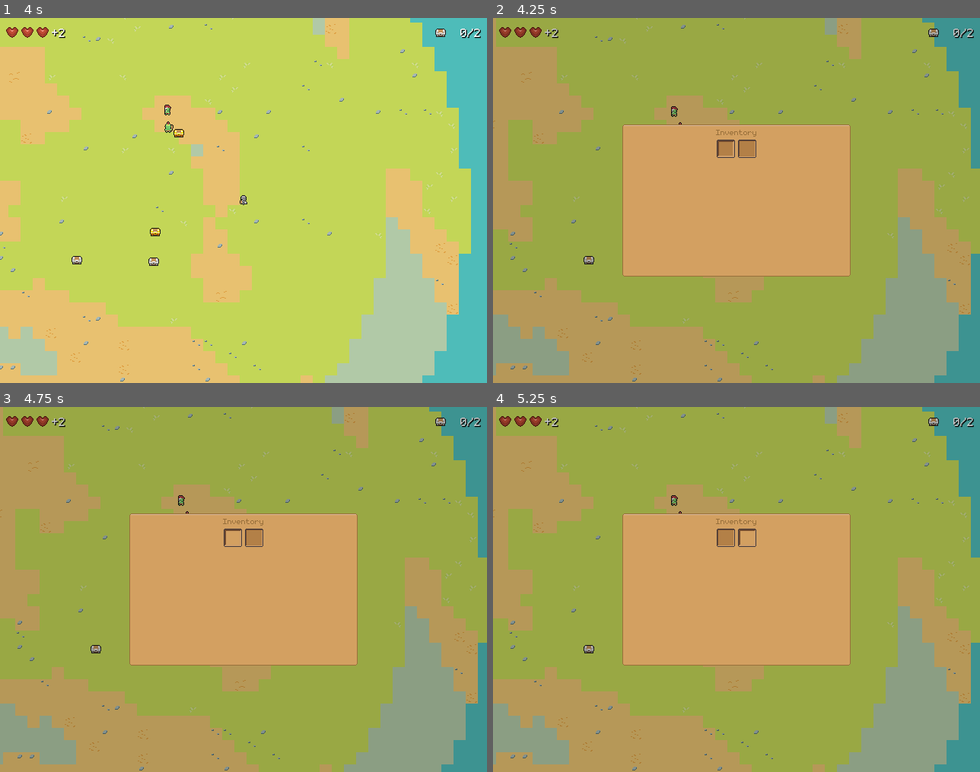
Above: before the commit, frames 1-4 (two rows, left to right).
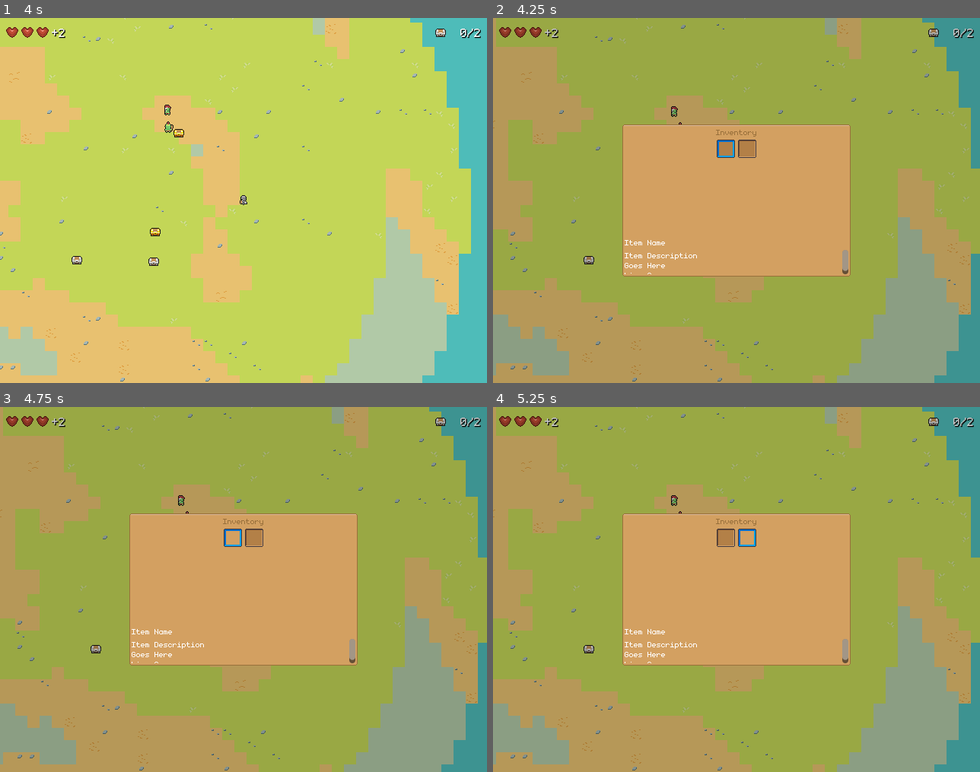
Above: after the commit, the same moments.

Repository: dmitriy-shmilo/GBIC23
Game: Godot game, scene res://main.tscn
Two runs of this game, one before a commit and one after it. Both use one fixed random seed, a clock stepped at 60 frames per second and the inputs below.
Inputs (mouse positions are in pixels of both pictures, inside the frame that each line leads up to):
- Up to frame 1 (4 s): hold D (move_right) 0.53-1.28 s; tap Space (attack) at 0.6, 2.1, 3.6 s; hold S (move_down) 1.28-2.03 s; tap E (interact) at 1.35, 2.85 s; hold D (move_right) 2.03-2.78 s; hold W (move_up) 2.78-3.53 s; hold A (move_left) from 3.53 s (still down)
- Up to frame 2 (4.25 s): keep holding A (move_left); tap Escape (pause) at 4.15 s
- Up to frame 3 (4.75 s): release A (move_left) at 4.25 s; click (233, 538) at 4.25 s
- Up to frame 4 (5.25 s): click (746, 538) at 5.02 s

Frame 1 is identical in both runs. In frame 2, 0.3% of the frame differs, in the area x 27-73%, y 33-71%; in frame 3, 0.3%; in frame 4, 0.3%.

Commit message:
Display context menu on item selection. Improve theming.

Diff:
--- /dev/null
+++ b/assets/sfx/cancel.tres
@@ -0,0 +1,8 @@
+[gd_resource type="Resource" script_class="SfxCollection" load_steps=3 format=3 uid="uid://c65ucmsjwqi0i"]
+
+[ext_resource type="AudioStream" uid="uid://dxdb7jg8vaji3" path="res://assets/sfx/cancel1.wav" id="1_y5t2t"]
+[ext_resource type="Script" path="res://base/sfx_collection.gd" id="4_wpjjs"]
+
+[resource]
+script = ExtResource("4_wpjjs")
+items = Array[AudioStream]([ExtResource("1_y5t2t")])
--- /dev/null
+++ b/gui/better_button.gd
@@ -0,0 +1,18 @@
+class_name BetterButton
+extends Button
+
+var _focus_style: StyleBox = null
+var _temp_focus_style: StyleBox = StyleBoxEmpty.new()
+
+func _ready() -> void:
+	_focus_style = get_theme_stylebox("focus")
+	button_down.connect(_on_button_down)
+	button_up.connect(_on_button_up)
+
+
+func _on_button_down() -> void:
+	add_theme_stylebox_override("focus", _temp_focus_style)
+
+
+func _on_button_up() -> void:
+	add_theme_stylebox_override("focus", _focus_style)
--- a/gui/default_theme.tres
+++ b/gui/default_theme.tres
@@ -1,7 +1,66 @@
-[gd_resource type="Theme" load_steps=4 format=3 uid="uid://owk3ykubwdkx"]
+[gd_resource type="Theme" load_steps=13 format=3 uid="uid://owk3ykubwdkx"]
 
 [ext_resource type="FontFile" uid="uid://cmar5lcfsxpun" path="res://assets/font/monogram-extended.ttf" id="1_kxall"]
+[ext_resource type="Texture2D" uid="uid://bu4wtnob4nf25" path="res://gui/hud_button_active.tres" id="1_ue2jo"]
+[ext_resource type="Texture2D" uid="uid://wy51lcvcbdu6" path="res://gui/hud_button_disabled.tres" id="2_3kkdg"]
+[ext_resource type="Texture2D" uid="uid://babcep51jnp8t" path="res://gui/hud_button.tres" id="2_p8ktd"]
 [ext_resource type="Texture2D" uid="uid://ce0poqmra4sjf" path="res://gui/hud_panel.tres" id="2_qp2ng"]
+[ext_resource type="Texture2D" uid="uid://x7vh3rkbv51g" path="res://gui/hud_button_pressed.tres" id="3_xox2m"]
+
+[sub_resource type="StyleBoxTexture" id="StyleBoxTexture_wcsxe"]
+content_margin_left = 4.0
+content_margin_top = 0.0
+content_margin_right = 4.0
+content_margin_bottom = 4.0
+texture = ExtResource("2_3kkdg")
+texture_margin_left = 4.0
+texture_margin_top = 4.0
+texture_margin_right = 4.0
+texture_margin_bottom = 4.0
+
+[sub_resource type="StyleBoxTexture" id="StyleBoxTexture_uqlg6"]
+content_margin_left = 4.0
+content_margin_top = 0.0
+content_margin_right = 4.0
+content_margin_bottom = 4.0
+texture = ExtResource("1_ue2jo")
+texture_margin_left = 4.0
+texture_margin_top = 4.0
+texture_margin_right = 4.0
+texture_margin_bottom = 4.0
+
+[sub_resource type="StyleBoxTexture" id="StyleBoxTexture_g5ocw"]
+content_margin_left = 4.0
+content_margin_top = 0.0
+content_margin_right = 4.0
+content_margin_bottom = 4.0
+texture = ExtResource("1_ue2jo")
+texture_margin_left = 4.0
+texture_margin_top = 4.0
+texture_margin_right = 4.0
+texture_margin_bottom = 4.0
+
+[sub_resource type="StyleBoxTexture" id="StyleBoxTexture_eh6vo"]
+content_margin_left = 4.0
+content_margin_top = 0.0
+content_margin_right = 4.0
+content_margin_bottom = 4.0
+texture = ExtResource("2_p8ktd")
+texture_margin_left = 4.0
+texture_margin_top = 4.0
+texture_margin_right = 4.0
+texture_margin_bottom = 4.0
+
+[sub_resource type="StyleBoxTexture" id="StyleBoxTexture_rurv7"]
+content_margin_left = 4.0
+content_margin_top = 2.0
+content_margin_right = 4.0
+content_margin_bottom = 2.0
+texture = ExtResource("3_xox2m")
+texture_margin_left = 4.0
+texture_margin_top = 4.0
+texture_margin_right = 4.0
+texture_margin_bottom = 4.0
 
 [sub_resource type="StyleBoxTexture" id="StyleBoxTexture_ixjm1"]
 texture = ExtResource("2_qp2ng")
@@ -11,6 +70,17 @@
 texture_margin_bottom = 3.0
 
 [resource]
+Button/colors/font_color = Color(0.431373, 0.286275, 0.184314, 1)
+Button/colors/font_disabled_color = Color(0.462745, 0.462745, 0.462745, 1)
+Button/colors/font_focus_color = Color(0.345098, 0.211765, 0.164706, 1)
+Button/colors/font_hover_color = Color(0.345098, 0.211765, 0.164706, 1)
+Button/fonts/font = ExtResource("1_kxall")
+Button/styles/disabled = SubResource("StyleBoxTexture_wcsxe")
+Button/styles/focus = SubResource("StyleBoxTexture_uqlg6")
+Button/styles/hover = SubResource("StyleBoxTexture_g5ocw")
+Button/styles/normal = SubResource("StyleBoxTexture_eh6vo")
+Button/styles/pressed = SubResource("StyleBoxTexture_rurv7")
 Label/font_sizes/font_size = 16
 Label/fonts/font = ExtResource("1_kxall")
 PanelContainer/styles/panel = SubResource("StyleBoxTexture_ixjm1")
+RichTextLabel/fonts/normal_font = ExtResource("1_kxall")
--- /dev/null
+++ b/gui/hud_button.tres
@@ -0,0 +1,7 @@
+[gd_resource type="AtlasTexture" load_steps=2 format=3 uid="uid://babcep51jnp8t"]
+
+[ext_resource type="Texture2D" uid="uid://2u0ysnh8j1p4" path="res://assets/img/gui/gui.png" id="1_3af5t"]
+
+[resource]
+atlas = ExtResource("1_3af5t")
+region = Rect2(16, 16, 16, 16)
--- /dev/null
+++ b/gui/hud_button_active.tres
@@ -0,0 +1,7 @@
+[gd_resource type="AtlasTexture" load_steps=2 format=3 uid="uid://bu4wtnob4nf25"]
+
+[ext_resource type="Texture2D" uid="uid://2u0ysnh8j1p4" path="res://assets/img/gui/gui.png" id="1_4u1ck"]
+
+[resource]
+atlas = ExtResource("1_4u1ck")
+region = Rect2(80, 16, 16, 16)
--- /dev/null
+++ b/gui/hud_button_disabled.tres
@@ -0,0 +1,7 @@
+[gd_resource type="AtlasTexture" load_steps=2 format=3 uid="uid://wy51lcvcbdu6"]
+
+[ext_resource type="Texture2D" uid="uid://2u0ysnh8j1p4" path="res://assets/img/gui/gui.png" id="1_pvvcr"]
+
+[resource]
+atlas = ExtResource("1_pvvcr")
+region = Rect2(64, 16, 16, 16)
--- /dev/null
+++ b/gui/hud_button_pressed.tres
@@ -0,0 +1,7 @@
+[gd_resource type="AtlasTexture" load_steps=2 format=3 uid="uid://x7vh3rkbv51g"]
+
+[ext_resource type="Texture2D" uid="uid://2u0ysnh8j1p4" path="res://assets/img/gui/gui.png" id="1_u2vot"]
+
+[resource]
+atlas = ExtResource("1_u2vot")
+region = Rect2(48, 16, 16, 16)
--- a/gui/inventory_cell.tscn
+++ b/gui/inventory_cell.tscn
@@ -6,16 +6,8 @@
 [ext_resource type="Texture2D" uid="uid://kp50e3uhhnw0" path="res://gui/hud_item_cell_active.tres" id="2_o5fqq"]
 [ext_resource type="Texture2D" uid="uid://dxhefkrqj5ut7" path="res://gui/hud_item_cell_pressed.tres" id="3_iqjoh"]
 
-[sub_resource type="StyleBoxTexture" id="StyleBoxTexture_2kr6h"]
-content_margin_left = 0.0
-content_margin_top = 0.0
-content_margin_right = 0.0
-content_margin_bottom = 0.0
+[sub_resource type="StyleBoxTexture" id="StyleBoxTexture_eeyke"]
 texture = ExtResource("1_b68mq")
-texture_margin_left = 4.0
-texture_margin_top = 4.0
-texture_margin_right = 4.0
-texture_margin_bottom = 4.0
 
 [sub_resource type="StyleBoxTexture" id="StyleBoxTexture_k73ca"]
 texture = ExtResource("2_o5fqq")
@@ -28,6 +20,10 @@
 texture = ExtResource("3_iqjoh")
 
 [sub_resource type="StyleBoxEmpty" id="StyleBoxEmpty_qrl2d"]
+
+[sub_resource type="ButtonGroup" id="ButtonGroup_trivl"]
+resource_local_to_scene = false
+resource_name = "inventory"
 
 [sub_resource type="AtlasTexture" id="AtlasTexture_ihr10"]
 atlas = ExtResource("2_2cgwp")
@@ -46,11 +42,13 @@
 offset_bottom = 12.0
 grow_horizontal = 2
 grow_vertical = 2
-theme_override_styles/normal = SubResource("StyleBoxTexture_2kr6h")
+theme_override_styles/normal = SubResource("StyleBoxTexture_eeyke")
 theme_override_styles/hover = SubResource("StyleBoxTexture_k73ca")
 theme_override_styles/pressed = SubResource("StyleBoxTexture_020yu")
 theme_override_styles/disabled = SubResource("StyleBoxEmpty_qrl2d")
 theme_override_styles/focus = SubResource("StyleBoxTexture_k73ca")
+toggle_mode = true
+button_group = SubResource("ButtonGroup_trivl")
 script = ExtResource("2_5o0f6")
 
 [node name="ItemIcon" type="TextureRect" parent="."]
--- a/gui/pause.gd
+++ b/gui/pause.gd
@@ -1,6 +1,7 @@
 class_name PauseGui
 extends Control
 
+const CANCEL_SFX = preload("res://assets/sfx/cancel.tres")
 const MENU_NAVIGATION_SFX = preload("res://assets/sfx/menu_navigation.tres")
 const MENU_SELECT_SFX = preload("res://assets/sfx/menu_select.tres")
 const INVENTORY_CELL_SCENE = preload("res://gui/inventory_cell.tscn")
@@ -9,13 +10,19 @@
 
 @onready var _inventory_grid: GridContainer = $"%InventoryGrid"
 @onready var _audio_player: AudioStreamPlayer = $"AudioStreamPlayer"
+@onready var _context_menu: PanelContainer = $"%ContextMenu"
+@onready var _drop_button: Button = $"%DropButton"
+@onready var _use_button: Button = $"%UseButton"
+@onready var _context_cancel_button: Button = $"%ContextCancelButton"
 
 var _should_play_sfx = false
+var _last_cell: InventoryCell = null
 
 func _ready() -> void:
 	visible = false
 	inventory.connect("changed", _on_inventory_changed)
 	_on_inventory_changed(inventory)
+	_context_menu.visible = false
 
 
 func enter() -> void:
@@ -23,6 +30,21 @@
 	get_tree().paused = true
 	_inventory_grid.get_child(0).call_deferred("grab_focus")
 	set_deferred("_should_play_sfx", true)
+
+
+func _show_context_menu(cell: InventoryCell) -> void:
+	_context_menu.size = Vector2.ZERO
+	_last_cell = cell
+	if cell.item is Consumable:
+		_use_button.disabled = false
+		_use_button.focus_mode = Control.FOCUS_ALL
+	else:
+		_use_button.disabled = true
+		_use_button.focus_mode = Control.FOCUS_NONE
+	_context_menu.global_position = cell.global_position + Vector2(8.0, 8.0)
+	_context_menu.visible = true
+	_drop_button.grab_focus()
+
 
 
 func _unhandled_input(event: InputEvent) -> void:
@@ -38,8 +60,8 @@
 		for i in range(inventory.max_items - existing_count):
 			var cell = INVENTORY_CELL_SCENE.instantiate() as InventoryCell
 			_inventory_grid.add_child(cell)
-			cell.connect("focus_entered", _on_button_focus_entered)
-			cell.connect("pressed", _on_button_pressed)
+			cell.connect("focus_entered", _on_inventory_button_focus_entered)
+			cell.connect("pressed", _on_inventory_button_pressed.bind(cell))
 
 	for i in range(inventory.items.size()):
 		var item = inventory.items[i]
@@ -47,13 +69,32 @@
 		cell.item = item
 
 
-func _on_button_focus_entered() -> void:
+func _on_inventory_button_focus_entered() -> void:
 	if _should_play_sfx:
 		_audio_player.stream = MENU_NAVIGATION_SFX.items.pick_random()
 		_audio_player.play()
 
 
-func _on_button_pressed() -> void:
+func _on_inventory_button_pressed(cell: InventoryCell) -> void:
+	if cell.item == null:
+		cell.button_pressed = false
+		_audio_player.stream = CANCEL_SFX.items.pick_random()
+		_audio_player.play()
+		return
+
 	if _should_play_sfx:
 		_audio_player.stream = MENU_SELECT_SFX.items.pick_random()
 		_audio_player.play()
+
+	_show_context_menu(cell)
+
+
+func _on_context_cancel_button_pressed() -> void:
+	_audio_player.stream = CANCEL_SFX.items.pick_random()
+	_audio_player.play()
+	_context_menu.visible = false
+	if _last_cell != null:
+		_should_play_sfx = false
+		_last_cell.grab_focus()
+		_last_cell.button_pressed = false
+		_should_play_sfx = true
--- a/gui/pause.tscn
+++ b/gui/pause.tscn
@@ -1,6 +1,8 @@
-[gd_scene load_steps=2 format=3 uid="uid://bttlpvtcf3hnx"]
+[gd_scene load_steps=4 format=3 uid="uid://bttlpvtcf3hnx"]
 
 [ext_resource type="Script" path="res://gui/pause.gd" id="1_jmxno"]
+[ext_resource type="Theme" uid="uid://owk3ykubwdkx" path="res://gui/default_theme.tres" id="2_swf25"]
+[ext_resource type="Script" path="res://gui/better_button.gd" id="3_kh80o"]
 
 [node name="Pause" type="Control"]
 process_mode = 2
@@ -65,4 +67,86 @@
 theme_override_constants/margin_right = 8
 theme_override_constants/margin_bottom = 8
 
+[node name="HBoxContainer" type="HBoxContainer" parent="Panel/VBoxContainer"]
+layout_mode = 2
+
+[node name="Label" type="Label" parent="Panel/VBoxContainer/HBoxContainer"]
+layout_mode = 2
+text = "Item Name"
+
+[node name="Spacer" type="Control" parent="Panel/VBoxContainer/HBoxContainer"]
+layout_mode = 2
+size_flags_horizontal = 3
+
+[node name="DescriptionLabel" type="RichTextLabel" parent="Panel/VBoxContainer"]
+custom_minimum_size = Vector2(0, 32)
+layout_mode = 2
+bbcode_enabled = true
+text = "Item Description
+Goes Here
+Line 3"
+
 [node name="AudioStreamPlayer" type="AudioStreamPlayer" parent="."]
+
+[node name="ContextMenu" type="PanelContainer" parent="."]
+unique_name_in_owner = true
+layout_mode = 0
+offset_left = 330.0
+offset_top = 169.0
+offset_right = 416.0
+offset_bottom = 250.0
+
+[node name="MarginContainer" type="MarginContainer" parent="ContextMenu"]
+layout_mode = 2
+size_flags_vertical = 0
+theme_override_constants/margin_left = 8
+theme_override_constants/margin_top = 8
+theme_override_constants/margin_right = 8
+theme_override_constants/margin_bottom = 8
+
+[node name="VBoxContainer" type="VBoxContainer" parent="ContextMenu/MarginContainer"]
+custom_minimum_size = Vector2(64, 0)
+layout_mode = 2
+size_flags_vertical = 0
+
+[node name="DropButton" type="Button" parent="ContextMenu/MarginContainer/VBoxContainer"]
+unique_name_in_owner = true
+layout_mode = 2
+focus_neighbor_left = NodePath("../ContextCancelButton")
+focus_neighbor_top = NodePath("../ContextCancelButton")
+focus_neighbor_right = NodePath("../UseButton")
+focus_neighbor_bottom = NodePath("../UseButton")
+focus_next = NodePath("../UseButton")
+focus_previous = NodePath("../ContextCancelButton")
+theme = ExtResource("2_swf25")
+text = "ui_drop
+"
+script = ExtResource("3_kh80o")
+
+[node name="UseButton" type="Button" parent="ContextMenu/MarginContainer/VBoxContainer"]
+unique_name_in_owner = true
+layout_mode = 2
+focus_neighbor_left = NodePath("../DropButton")
+focus_neighbor_top = NodePath("../DropButton")
+focus_neighbor_right = NodePath("../ContextCancelButton")
+focus_neighbor_bottom = NodePath("../ContextCancelButton")
+focus_next = NodePath("../ContextCancelButton")
+focus_previous = NodePath("../DropButton")
+theme = ExtResource("2_swf25")
+text = "ui_use"
+script = ExtResource("3_kh80o")
+
+[node name="ContextCancelButton" type="Button" parent="ContextMenu/MarginContainer/VBoxContainer"]
+unique_name_in_owner = true
+layout_mode = 2
+focus_neighbor_left = NodePath("../UseButton")
+focus_neighbor_top = NodePath("../UseButton")
+focus_neighbor_right = NodePath("../DropButton")
+focus_neighbor_bottom = NodePath("../DropButton")
+focus_next = NodePath("../DropButton")
+focus_previous = NodePath("../UseButton")
+theme = ExtResource("2_swf25")
+text = "ui_back"
+script = ExtResource("3_kh80o")
+
+[connection signal="pressed" from="ContextMenu/MarginContainer/VBoxContainer/ContextCancelButton" to="." method="_on_context_cancel_button_pressed"]
Binary file changed: assets/img/gui/gui.aseprite
Binary file changed: assets/img/gui/gui.png
Not shown, added: assets/sfx/cancel1.wav.import
Not shown: 1 places in gui/inventory_cell.tscn that only renumber resources
Not shown, added: assets/sfx/cancel1.wav
